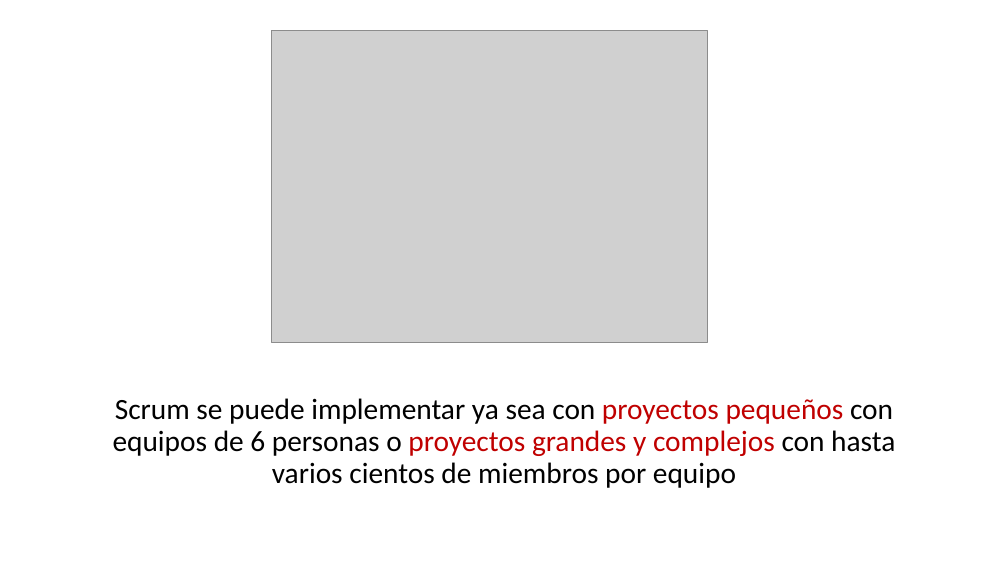
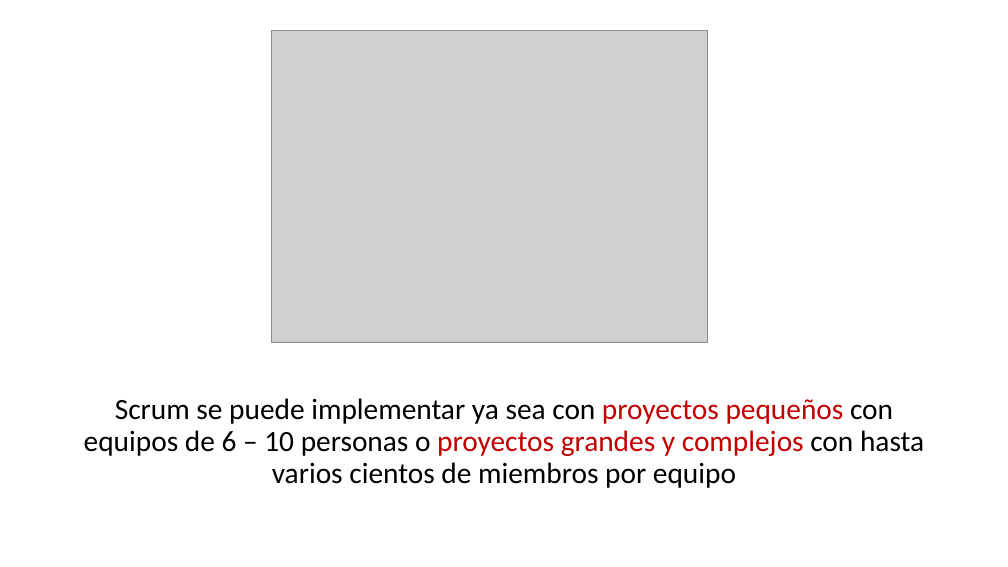
Before and after one commit to daniiel/cursos, a slide deck: slide 19 of Scrum/introduccion a scrum.pptx (slide 3 before the commit). Drawn at 1008x567 pixels with LibreOffice and Linux fonts; fonts in the diff are those of the drawing; grey boxes stand for pictures. Boxes give left, top, right and bottom in pixels: in the first picture for what was removed or moved away, otherwise in the second. Text is boxed around its words. In the diff, an @@ line names an element or a change of style, - is before the commit and + after.

Commit message:
actualizacion scrum

```diff
--- a/Scrum/introduccion a scrum.pptx
+++ b/Scrum/introduccion a scrum.pptx
@@ text at (84, 398, 924, 488): text changed @@
-Scrum se puede implementar ya sea con proyectos pequeños con equipos de 6 personas o proyectos grandes y complejos con hasta varios cientos de miembros por equipo
+Scrum se puede implementar ya sea con proyectos pequeños con equipos de 6 – 10 personas o proyectos grandes y complejos con hasta varios cientos de miembros por equipo
```
Also in this commit, not shown: 4 other slides changed, 28 slides added.
